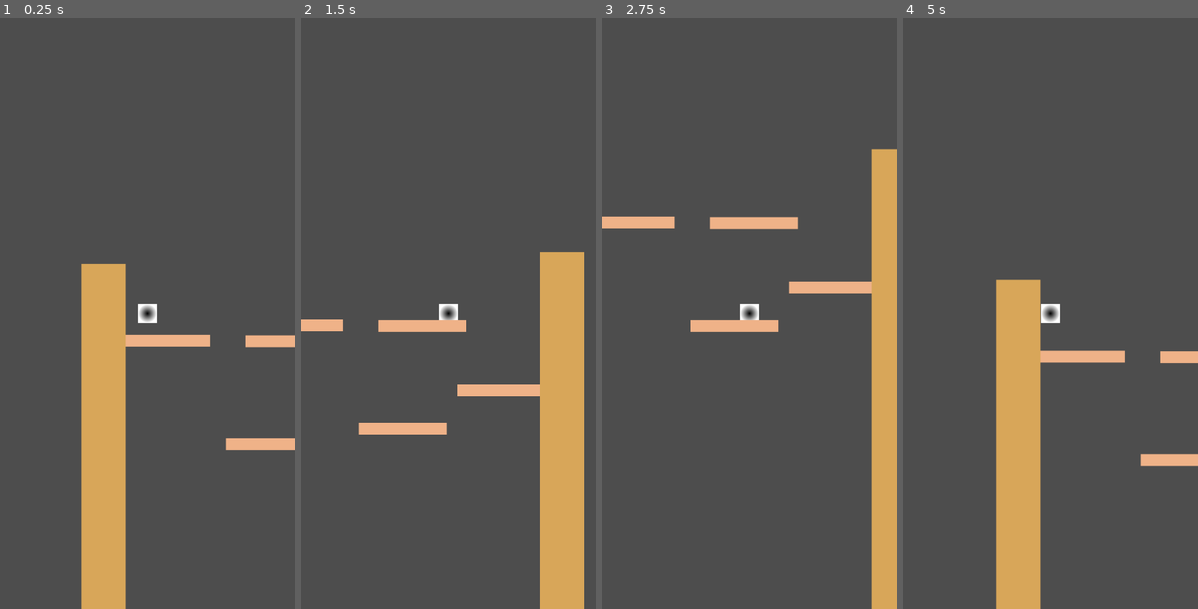
Above: before the commit, frames 1-4 (left to right).
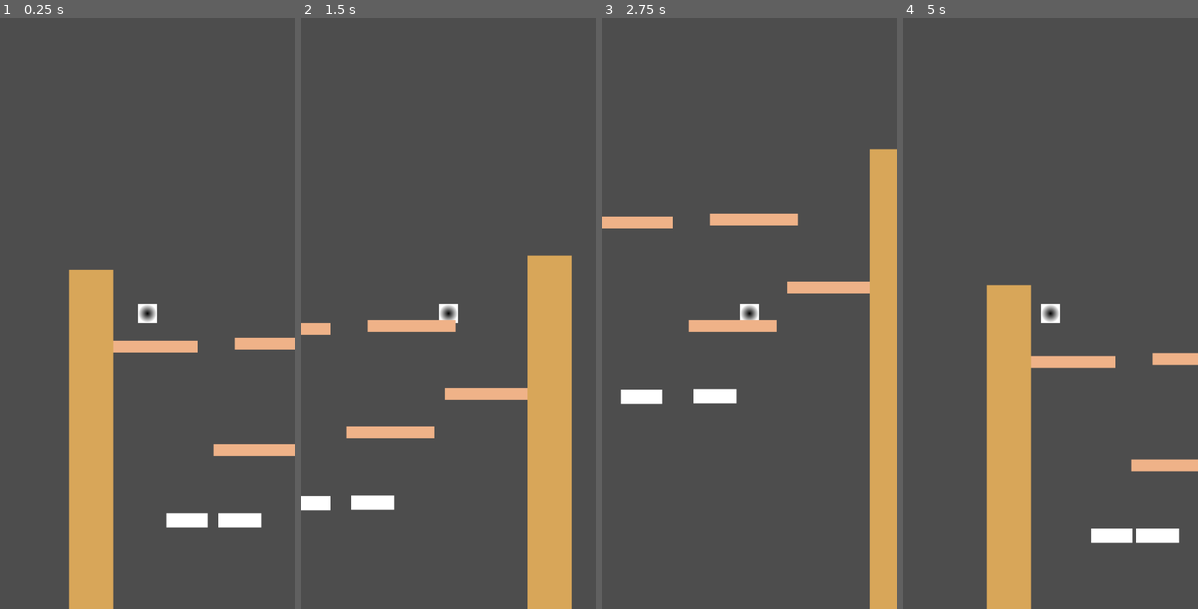
Above: after the commit, the same moments.

Repository: NicklasMiller/bubblegame
Game: Godot game, scene res://main.tscn
The game is run twice, just before and just after one commit, with the same random seed, the same clock (stepped at 60 frames per second) and the same inputs.
Inputs:
- Up to frame 1 (0.25 s): no input
- Up to frame 2 (1.5 s): tap Enter (ui_accept) at 0.5, 0.77 s; hold Right (ui_right) from 0.53 s (still down)
- Up to frame 3 (2.75 s): tap Enter (ui_accept) at 1.52 s; release Right (ui_right) at 2.03 s; hold Left (ui_left) from 2.03 s (still down)
- Up to frame 4 (5 s): release Left (ui_left) at 2.78 s; hold Right (ui_right) 2.78-4.28 s; tap Enter (ui_accept) at 3.02, 3.77, 4.52 s; hold Left (ui_left) from 4.28 s (still down)

The runs differ from the first frame. In frame 1, 7.4% of the frame differs, in the area x 23-100%, y 41-100%; in frame 2, 7.0%; in frame 3, 1.7%; in frame 4, 5.9%.

Commit message:
Moving Platform Left
Added a platform with a moving left half. Can replicate and flip for right half if desired. Same Animation logic can be used for pushing character

Diff:
--- /dev/null
+++ b/animation_player.gd
@@ -0,0 +1,11 @@
+extends AnimationPlayer
+
+
+# Called when the node enters the scene tree for the first time.
+func _ready() -> void:
+	pass # Replace with function body.
+
+
+# Called every frame. 'delta' is the elapsed time since the previous frame.
+func _process(delta: float) -> void:
+	pass
--- a/main.tscn
+++ b/main.tscn
@@ -1,9 +1,10 @@
-[gd_scene load_steps=5 format=3 uid="uid://br1qcxvwj78v2"]
+[gd_scene load_steps=6 format=3 uid="uid://br1qcxvwj78v2"]
 
 [ext_resource type="PackedScene" uid="uid://btew2ipfh2lw5" path="res://character.tscn" id="1_idqdn"]
 [ext_resource type="PackedScene" uid="uid://bksihhto2m3hl" path="res://platform.tscn" id="1_rovgf"]
 [ext_resource type="PackedScene" uid="uid://cxr6vtfawowmt" path="res://sidewalls.tscn" id="3_njy5m"]
 [ext_resource type="PackedScene" uid="uid://dpc14v0tredjf" path="res://world_base.tscn" id="4_16pni"]
+[ext_resource type="PackedScene" uid="uid://c3xg24c70t3pv" path="res://moving_platform.tscn" id="5_qgd6w"]
 
 [node name="Main" type="Node2D"]
 
@@ -11,10 +12,10 @@
 position = Vector2(3, -8)
 
 [node name="Character" parent="." instance=ExtResource("1_idqdn")]
-position = Vector2(46, 36)
+position = Vector2(67, 26)
 
 [node name="StaticBody2D2" parent="." instance=ExtResource("1_rovgf")]
-position = Vector2(212, -7)
+position = Vector2(215, -13)
 
 [node name="StaticBody2D3" parent="." instance=ExtResource("1_rovgf")]
 position = Vector2(346, 102)
@@ -27,3 +28,6 @@
 
 [node name="WorldBase" parent="." instance=ExtResource("4_16pni")]
 position = Vector2(173, 1000)
+
+[node name="MovingPlatform" parent="." instance=ExtResource("5_qgd6w")]
+position = Vector2(126, 405)
--- /dev/null
+++ b/moving_platform.tscn
@@ -0,0 +1,101 @@
+[gd_scene load_steps=6 format=3 uid="uid://c3xg24c70t3pv"]
+
+[ext_resource type="Script" path="res://animation_player.gd" id="1_gg7hv"]
+
+[sub_resource type="RectangleShape2D" id="RectangleShape2D_ml2k1"]
+size = Vector2(71, 20)
+
+[sub_resource type="Animation" id="Animation_hpkbb"]
+resource_name = "Platform_Move"
+length = 2.0
+loop_mode = 2
+tracks/0/type = "value"
+tracks/0/imported = false
+tracks/0/enabled = true
+tracks/0/path = NodePath("LeftHalf/CollisionShape2D:position")
+tracks/0/interp = 1
+tracks/0/loop_wrap = true
+tracks/0/keys = {
+"times": PackedFloat32Array(0, 1, 2),
+"transitions": PackedFloat32Array(1, 1, 1),
+"update": 0,
+"values": [Vector2(25.5, 0), Vector2(-46, 2), Vector2(25.5, 0)]
+}
+tracks/1/type = "value"
+tracks/1/imported = false
+tracks/1/enabled = true
+tracks/1/path = NodePath("LeftHalf/ColorRect:position")
+tracks/1/interp = 1
+tracks/1/loop_wrap = true
+tracks/1/keys = {
+"times": PackedFloat32Array(0, 1, 2),
+"transitions": PackedFloat32Array(1, 1, 1),
+"update": 0,
+"values": [Vector2(-9, -12), Vector2(-80, -11), Vector2(-9, -12)]
+}
+
+[sub_resource type="Animation" id="Animation_et4fc"]
+length = 0.001
+tracks/0/type = "value"
+tracks/0/imported = false
+tracks/0/enabled = true
+tracks/0/path = NodePath("LeftHalf/CollisionShape2D:position")
+tracks/0/interp = 1
+tracks/0/loop_wrap = true
+tracks/0/keys = {
+"times": PackedFloat32Array(0),
+"transitions": PackedFloat32Array(1),
+"update": 0,
+"values": [Vector2(25.5, 0)]
+}
+tracks/1/type = "value"
+tracks/1/imported = false
+tracks/1/enabled = true
+tracks/1/path = NodePath("LeftHalf/ColorRect:position")
+tracks/1/interp = 1
+tracks/1/loop_wrap = true
+tracks/1/keys = {
+"times": PackedFloat32Array(0),
+"transitions": PackedFloat32Array(1),
+"update": 0,
+"values": [Vector2(-9, -12)]
+}
+
+[sub_resource type="AnimationLibrary" id="AnimationLibrary_h8o3a"]
+_data = {
+"Platform_Move": SubResource("Animation_hpkbb"),
+"RESET": SubResource("Animation_et4fc")
+}
+
+[node name="MovingPlatform" type="Node2D"]
+
+[node name="LeftHalf" type="StaticBody2D" parent="."]
+
+[node name="CollisionShape2D" type="CollisionShape2D" parent="LeftHalf"]
+position = Vector2(25.5, 0)
+shape = SubResource("RectangleShape2D_ml2k1")
+
+[node name="ColorRect" type="ColorRect" parent="LeftHalf"]
+offset_left = -52.9307
+offset_top = -11.3813
+offset_right = 17.0693
+offset_bottom = 12.6187
+
+[node name="RightHalf" type="StaticBody2D" parent="."]
+
+[node name="CollisionShape2D" type="CollisionShape2D" parent="RightHalf"]
+position = Vector2(97, 0)
+shape = SubResource("RectangleShape2D_ml2k1")
+
+[node name="ColorRect2" type="ColorRect" parent="RightHalf"]
+offset_left = 61.0
+offset_top = -12.0
+offset_right = 134.0
+offset_bottom = 12.0
+
+[node name="AnimationPlayer" type="AnimationPlayer" parent="."]
+libraries = {
+"": SubResource("AnimationLibrary_h8o3a")
+}
+autoplay = "Platform_Move"
+script = ExtResource("1_gg7hv")
